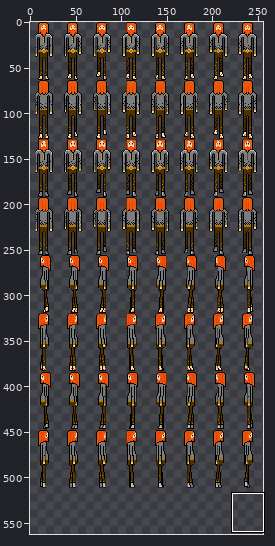
A sprite sheet gets an edit: november/assets/humanoid2.png. Above: a wide view before the commit, with the close-up outlined.
Close-up. As it was:
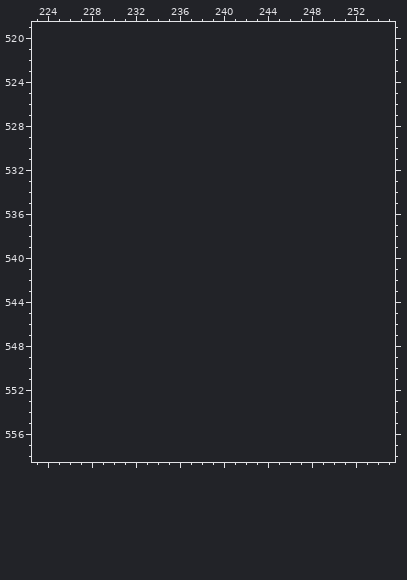
The file is 256x512 pixels. Shown: x 223..255, y 519..558. The old version is drawn lined up with the new one, on the new canvas. The wide view leaves out empty margins. The commit also changed other parts of the picture, which this record leaves out.
The result:
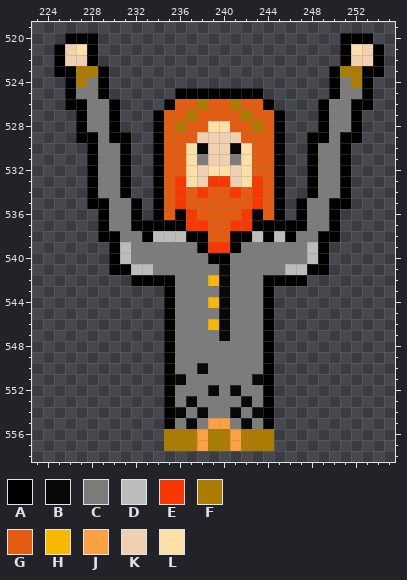
Palette (. is transparent): A #000000  B #080808  C #7c7c7c  D #bcbcbc  E #f83800  F #ac7c00  G #e45c10  H #f8b800  J #fca044  K #f0d0b0  L #fce0a8
The exact change:
canvas 256x512 -> 256x576
y 520: x 226..228 ... -> AAA; x 251..253 ... -> AAA
y 521: x 225..228 .... -> AKLA; x 251..254 .... -> ALKA
y 522: x 225..228 .... -> AKKA; x 251..254 .... -> AKKA
y 523: x 225..229 ..... -> AAFFA; x 250..254 ..... -> AFFAA
y 524: x 226..229 .... -> AFCA; x 250..253 .... -> ACFA
y 525: x 226..229 .... -> ACCA; x 236..243 ........ -> AAAAAAAA; x 250..253 .... -> ACCA
y 526: x 226..230 ..... -> AACCA; x 235..244 .......... -> AGGFGGFGGA; x 249..253 ..... -> ACCAA
y 527: x 227..230 .... -> ACCA; x 234..245 ............ -> AGGFGGGGFGGA; x 249..252 .... -> ACCA
y 528: x 227..230 .... -> ACCA; x 234..245 ............ -> AGFGGLLGGFGA; x 249..252 .... -> ACCA
y 529: x 227..231 ..... -> AACAA; x 234..245 ............ -> AGGGKKKKGGGA; x 248..252 ..... -> AACAA
y 530: x 228..231 .... -> ACCA; x 234..245 ............ -> AGGLBKKBLGGA; x 248..251 .... -> ACCA
y 531: x 228..231 .... -> ACCA; x 234..245 ............ -> AGGLCKKCLGGA; x 248..251 .... -> ACCA
y 532: x 228..231 .... -> ACCA; x 234..245 ............ -> AGGLKLLKLGGA; x 248..251 .... -> ACCA
y 533: x 228..231 .... -> ACCA; x 234..245 ............ -> AGELKEEKLEGA; x 248..251 .... -> ACCA
y 534: x 228..231 .... -> ACCA; x 234..245 ............ -> AGEGEGGEGEGA; x 248..251 .... -> ACCA
y 535: x 228..232 ..... -> AACCA; x 234..245 ............ -> AGEGGGGGGEGA; x 247..251 ..... -> ACCAA
y 536: x 229..232 .... -> ACCA; x 234..245 ............ -> AGAEGGGGEAGA; x 247..250 .... -> ACCA
y 537: x 229..250 ...................... -> ACCAAAAAEEGGEEAAAAACCA
y 538: x 229..250 ...................... -> AACCADDDAAGGAADADACCAA
y 539: x 230..249 .................... -> ADCCCCCCAEEACCCCCCDA
y 540: x 230..249 .................... -> ADCCCCCCCAACCCCCCCDA
y 541: x 230..249 .................... -> AADDCCCCCCBCCCCCDDAA
y 542: x 232..247 ................ -> AAAACCCHBCCCAAAA
y 543: x 235..244 .......... -> ACCCCBCCCA
y 544: x 235..244 .......... -> ACCCHBCCCA
y 545: x 235..244 .......... -> ACCCCBCCCA
y 546: x 235..244 .......... -> ACCCHBCCCA
y 547: x 235..244 .......... -> ACCCCBCCCA
y 548..549: x 235..244 .......... -> ACCCCCCCCA
y 550: x 235..244 .......... -> ACCBCCCCCA
y 551: x 235..244 .......... -> ABCCCCCCBA
y 552: x 235..244 .......... -> ACCCBCBCCA
y 553: x 235..244 .......... -> ACBCCCCBCA
y 554: x 235..244 .......... -> ABCBCCBCBA
y 555: x 235..244 .......... -> ACBCJJCBCA
y 556..557: x 235..244 .......... -> FFFJFFJFFF
Boxes around the changes in both close-ups, in picture pixels (x1, y1, x2, y2):
added: (54, 33, 384, 451)
